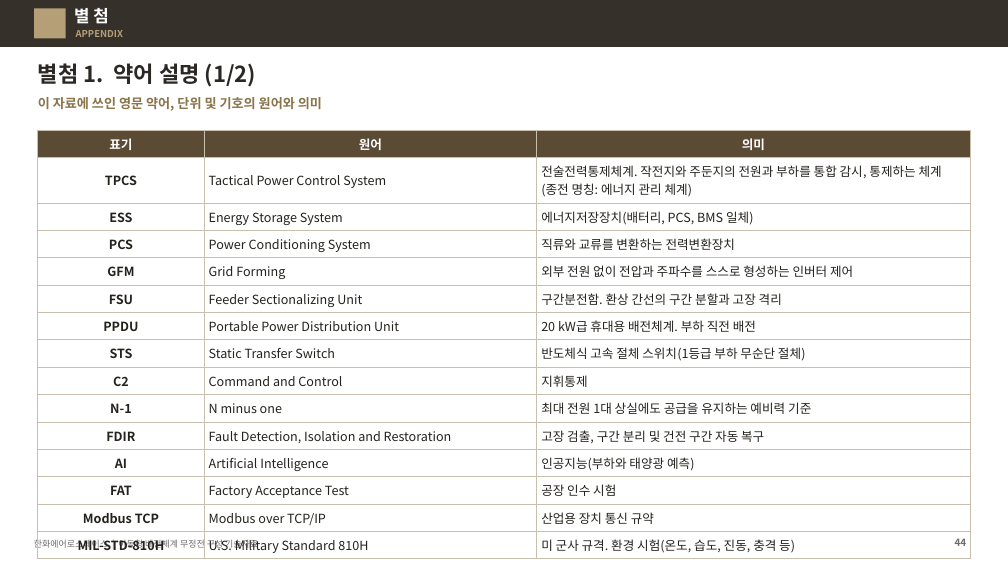
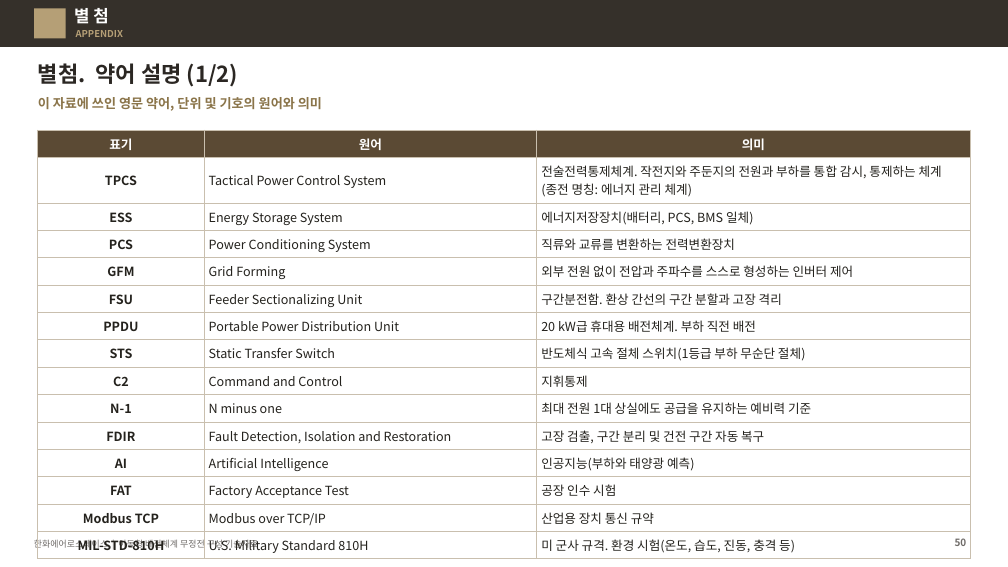
Before and after one commit to byunjd112-hue/headroom, a slide deck: slide 50 of mobile_ems/docs/out/IFPS_이동형배전체계_무정전구성_기술자료_Rev72.pptx (slide 44 before the commit). Drawn at 1008x567 pixels with LibreOffice and Linux fonts; fonts in the diff are those of the drawing. Boxes give left, top, right and bottom in pixels: in the first picture for what was removed or moved away, otherwise in the second. Text is boxed around its words. In the diff, an @@ line names an element or a change of style, - is before the commit and + after.

```diff
--- a/mobile_ems/docs/out/IFPS_이동형배전체계_무정전구성_기술자료_Rev72.pptx
+++ b/mobile_ems/docs/out/IFPS_이동형배전체계_무정전구성_기술자료_Rev72.pptx
@@ title at (38, 63, 238, 87): text changed @@
-별첨 1. 약어 설명 (1/2)
+별첨. 약어 설명 (1/2)
@@ page number at (955, 538, 967, 546): text changed @@
-44
+50
```
Also in this commit, not shown: 21 other slides changed, 6 slides added, 6 other files.
